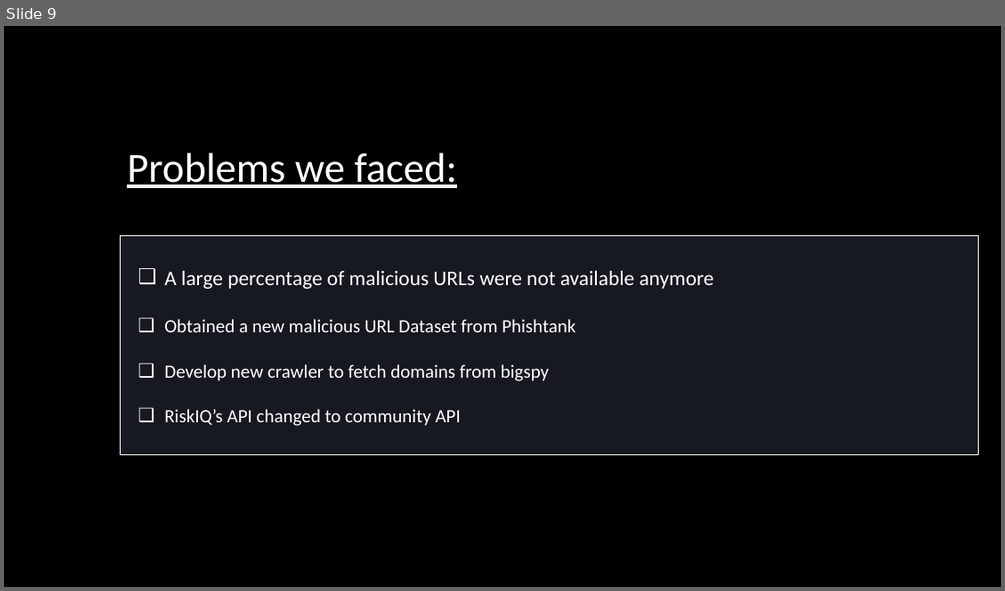
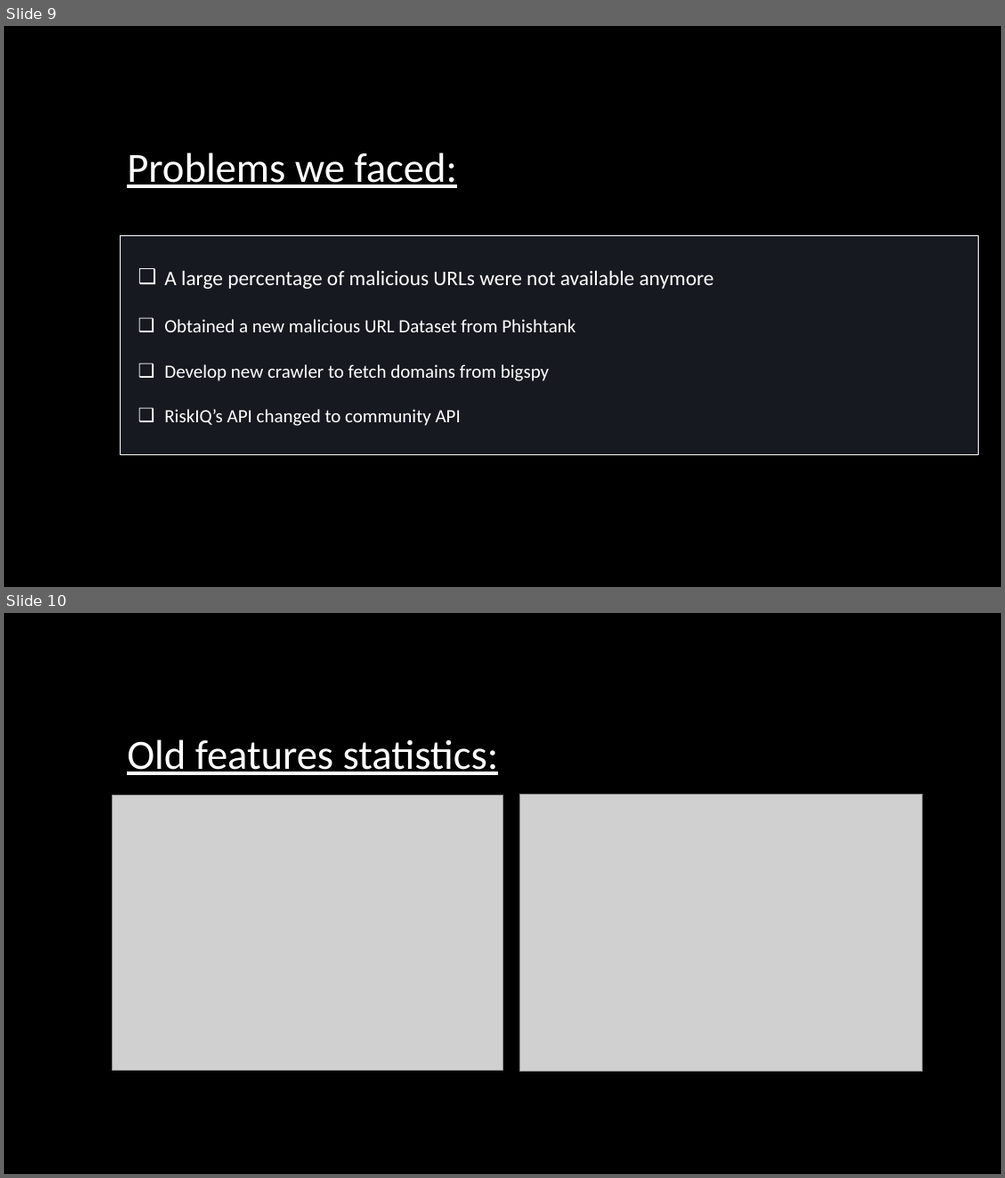
Before and after one commit to ElielGez/Malicious_URL_zdm_new_features_lee_eliel, a slide deck: Robust Malicious Domain Detection.pptx. Shown one above the other, each under a label of ours: slide 9 before the commit, slides 9 and 10 after it. The pictures are 1005x591 and 1005x1178 pixels, drawn with LibreOffice and Linux fonts; fonts in the diff are those of the drawing; grey boxes stand for pictures; background and template pictures are left out. Boxes give left, top, right and bottom in pixels: in the first picture for what was removed or moved away, otherwise in the second. Text is boxed around its words. In the diff, an @@ line names an element or a change of style, - is before the commit and + after.

```diff
--- a/Robust Malicious Domain Detection.pptx
+++ b/Robust Malicious Domain Detection.pptx
@@ slide 10 added at box(4, 613, 1001, 1174), background picture (left out) @@
@@ text added at box(127, 739, 499, 775), 40 pt, text #FFFFFF, underline @@
+Old features statistics:
@@ picture added at box(113, 795, 502, 1070) @@
@@ picture added at box(520, 794, 923, 1071) @@
```
Also in this commit, not shown: 2 slides changed, 6 other slides added.
